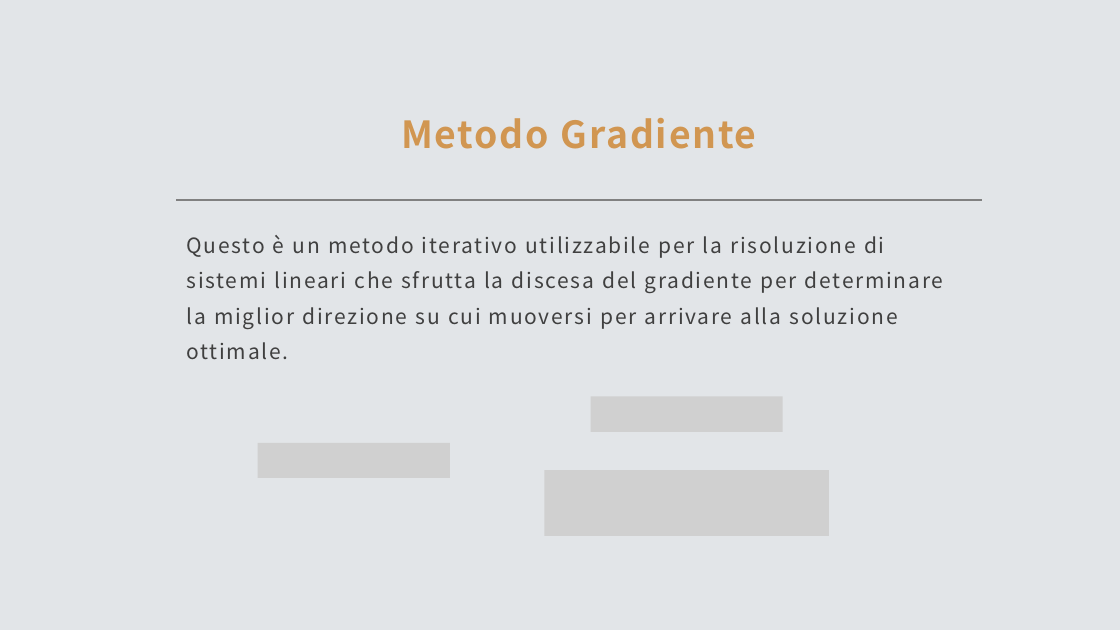
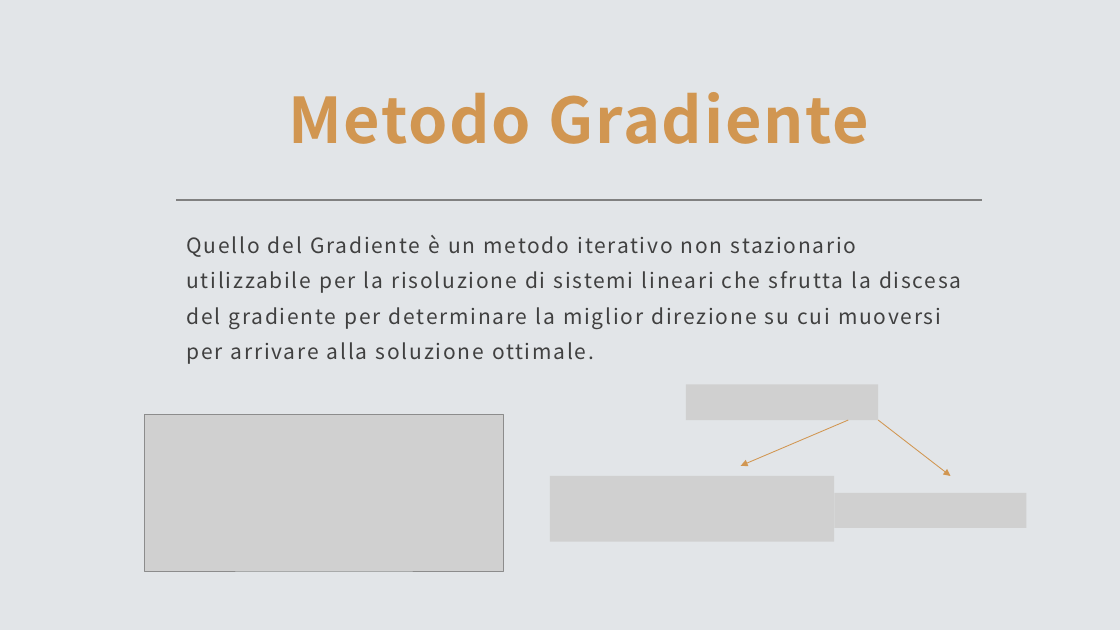
Before and after one commit to TittaLorenzo/jpegTranformerApp, a slide deck: slide 4 of LSSolver.pptx. Drawn at 1120x630 pixels with LibreOffice and Linux fonts; fonts in the diff are those of the drawing; grey boxes stand for pictures. Boxes give left, top, right and bottom in pixels: in the first picture for what was removed or moved away, otherwise in the second. Text is boxed around its words. In the diff, an @@ line names an element or a change of style, - is before the commit and + after.

```diff
--- a/LSSolver.pptx
+++ b/LSSolver.pptx
@@ title "Metodo Gradiente" at box(288, 92, 869, 144): size 32 to 54 pt @@
@@ text at box(186, 235, 961, 364): text changed @@
-Questo è un metodo iterativo utilizzabile per la risoluzione di sistemi lineari che sfrutta la discesa del gradiente per determinare la miglior direzione su cui muoversi per arrivare alla soluzione ottimale.
+Quello del Gradiente è un metodo iterativo non stazionario utilizzabile per la risoluzione di sistemi lineari che sfrutta la discesa del gradiente per determinare la miglior direzione su cui muoversi per arrivare alla soluzione ottimale.
@@ picture: place and size @@
-picture at box(591, 397, 783, 432)
+picture at box(686, 385, 879, 420)
@@ picture added at box(145, 415, 504, 571) @@
@@ picture removed at box(258, 443, 450, 478) @@
@@ arrow added from (849, 420) to (741, 466), #D19651 0.75 pt @@
@@ arrow added from (878, 420) to (951, 476), #D19651 0.75 pt @@
@@ picture: place and size @@
-picture at box(544, 471, 829, 536)
+picture at box(550, 476, 835, 542)
@@ picture added at box(834, 493, 1027, 528) @@
```
Also in this commit, not shown: 11 other slides changed, 1 other file.
